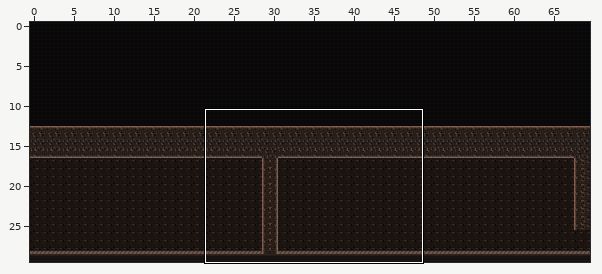
One commit to this Tiled map (JSON): assets/Tiled/tutorial.json. Above, an overview of the earlier version with the close-up marked.
Close-up. Before the edit:
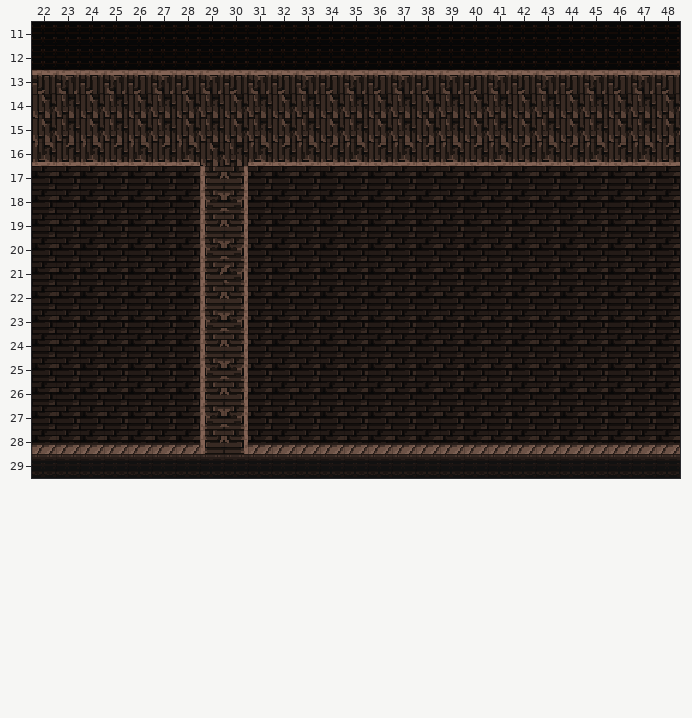
Cells are 16x16 px. Shown: x 22..48, y 11..29. The commit also changed other parts of the map, which this record leaves out.
After:
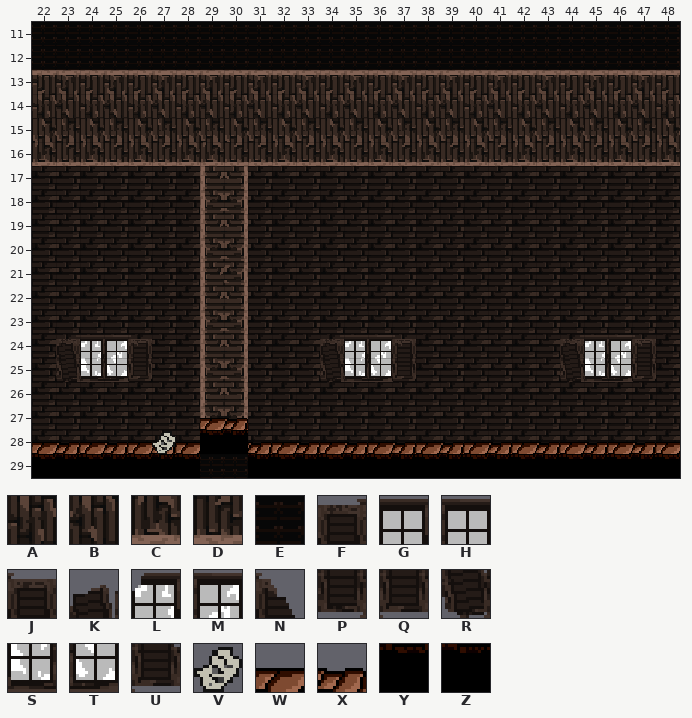
Key: from "SuperMarioBros-World1-1": A 140, B 141, C 144, D 145, E 163, F 243, G 244, H 245, J 246, K 248, L 249, M 250, N 251, P 263, Q 266, R 268, S 269, T 270, U 271, V 346, W 362, X 363, Y 382, Z 383.
_ is an empty cell.
Tiles of an added or newly shown layer are drawn over the layers below it.
Changes in this commit:
{"where": "layer \"World2\" (now shown)"}
{"y":14,"x":22,"old":"___________________________","new":"ABABABABABABABABABABABABABA"}
{"y":16,"x":29,"old":"____________________","new":"CDDCDCDCDCDCDCDCDCDC"}
{"y":27,"x":29,"old":"__","new":"WX"}
{"y":28,"x":22,"old":"___________________________","new":"WXWXWXWYZXWXWXWXWXWXWXWXWXW"}
{"y":29,"x":22,"old":"___________________________","new":"YZYZYZYEEZYZYZYZYZYZYZYZYZY"}
{"where": "layer \"Items\" (now shown)"}
{"y":24,"x":23,"old":"____","new":"FGHJ"}
{"y":24,"x":34,"old":"____","new":"FGHJ"}
{"y":24,"x":44,"old":"____","new":"FGHJ"}
{"y":25,"x":23,"old":"_","new":"P"}
{"y":25,"x":26,"old":"_","new":"Q"}
{"y":25,"x":34,"old":"_","new":"P"}
{"y":25,"x":37,"old":"_","new":"Q"}
{"y":25,"x":44,"old":"_","new":"P"}
{"y":25,"x":47,"old":"_","new":"Q"}
{"y":28,"x":27,"old":"_","new":"V"}
{"where": "layer \"Items2\" (now shown)"}
{"y":24,"x":23,"old":"____","new":"KLMN"}
{"y":24,"x":34,"old":"____","new":"KLMN"}
{"y":24,"x":44,"old":"____","new":"KLMN"}
{"y":25,"x":23,"old":"____","new":"RSTU"}
{"y":25,"x":34,"old":"____","new":"RSTU"}
{"y":25,"x":44,"old":"____","new":"RSTU"}
{"label":"added","picture_box":[32,94,680,118]}
{"label":"added","picture_box":[200,142,680,166]}
{"label":"added","picture_box":[56,335,152,382]}
{"label":"added","picture_box":[320,335,416,382]}
{"label":"added","picture_box":[560,335,656,382]}
{"label":"added","picture_box":[32,418,680,478]}
